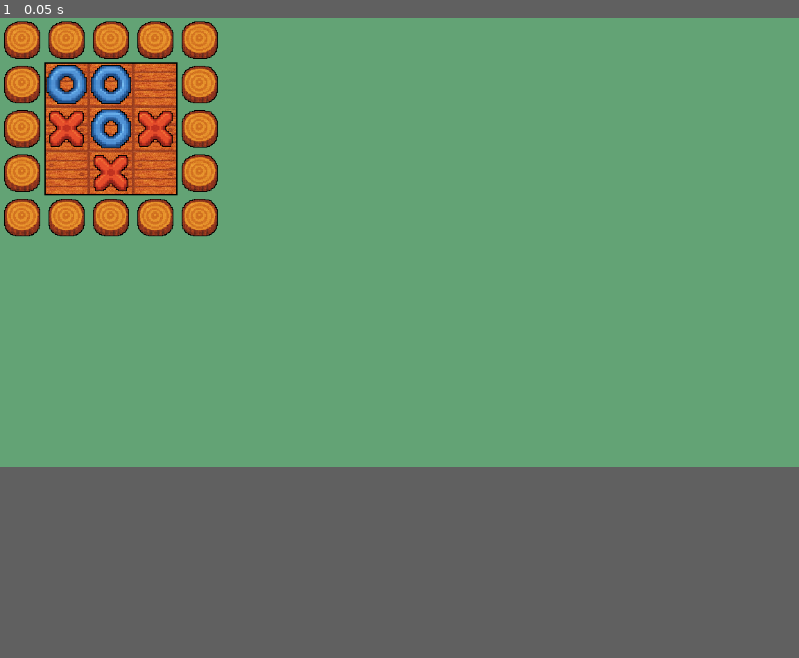
Above: before the commit, frame 1.
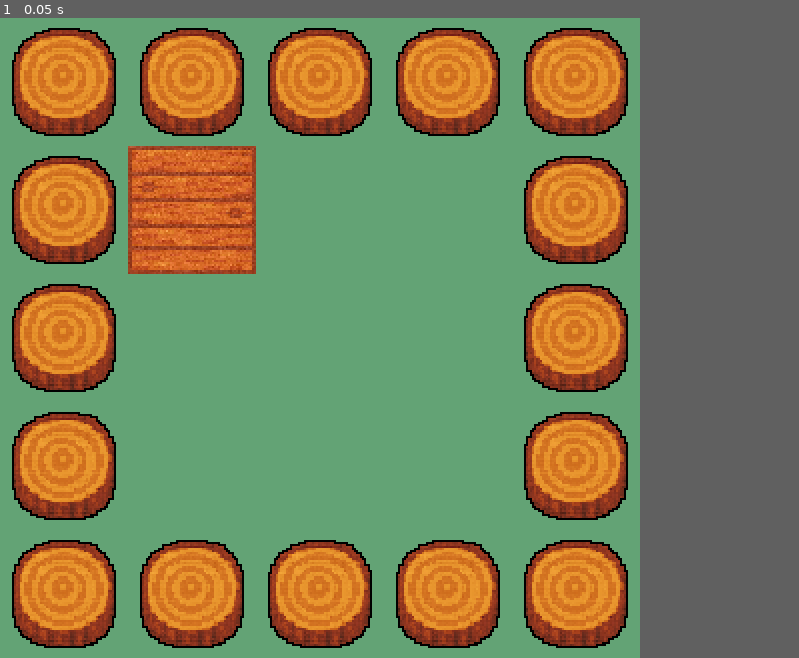
Above: after the commit, the same moment.

Repository: Buhlit/TicTacToe
Game: Godot game, scene res://game.tscn
Two runs of this game, one before a commit and one after it. Both use one fixed random seed, a clock stepped at 60 frames per second and the inputs below. Before the commit the project starts from res://example-board.tscn.
Inputs:
- Up to frame 1 (0.05 s): no input
The window is 799x449 before the commit and 640x640 after it. Grey fills any space a smaller window leaves; there, only what the larger window draws over its background counts as a difference.

The runs differ from the first frame. In frame 1, 35% of the frame differs, in the area x 0-79%, y 0-99%.

Commit message:
Added Board, O player and X player prefabs

Diff:
--- /dev/null
+++ b/Prefabs/board-tile.tscn
@@ -0,0 +1,10 @@
+[gd_scene load_steps=3 format=3 uid="uid://warsyfl7roam"]
+
+[ext_resource type="Texture2D" uid="uid://c6glx44r43q4a" path="res://Assets/Background/floor-export.png" id="1_6sr6s"]
+[ext_resource type="Script" path="res://Scripts/BoardTile.gd" id="2_cpiax"]
+
+[node name="BoardTile" type="Node2D"]
+script = ExtResource("2_cpiax")
+
+[node name="Sprite2D" type="Sprite2D" parent="."]
+texture = ExtResource("1_6sr6s")
--- /dev/null
+++ b/Prefabs/o-player.tscn
@@ -0,0 +1,8 @@
+[gd_scene load_steps=2 format=3 uid="uid://cbup4jmlfhtfs"]
+
+[ext_resource type="Texture2D" uid="uid://g5ufhgwh3myp" path="res://Assets/Players/o.png" id="1_37721"]
+
+[node name="O-player" type="Node2D"]
+
+[node name="Sprite2D" type="Sprite2D" parent="."]
+texture = ExtResource("1_37721")
--- /dev/null
+++ b/Prefabs/x-player.tscn
@@ -0,0 +1,8 @@
+[gd_scene load_steps=2 format=3 uid="uid://bo8u4t1md4sgd"]
+
+[ext_resource type="Texture2D" uid="uid://br1uhqtlix5km" path="res://Assets/Players/x.png" id="1_yn3kt"]
+
+[node name="X" type="Node2D"]
+
+[node name="Sprite2D" type="Sprite2D" parent="."]
+texture = ExtResource("1_yn3kt")
--- /dev/null
+++ b/Scripts/BoardTile.gd
@@ -0,0 +1,15 @@
+extends Node2D
+
+@export var cell_textures: Array[Texture2D] = [
+	preload("res://Assets/Background/floor-top-left.png"),
+	preload("res://Assets/Background/floor-export.png"),
+]
+
+# Called when the node enters the scene tree for the first time.
+func _ready():
+	pass # Replace with function body.
+
+
+# Called every frame. 'delta' is the elapsed time since the previous frame.
+func _process(delta):
+	pass
--- a/example-board.tscn
+++ b/example-board.tscn
@@ -170,6 +170,6 @@
 z_index = -8
 offset_left = -64.0
 offset_top = -64.0
-offset_right = 2560.0
-offset_bottom = 1800.0
+offset_right = 256.0
+offset_bottom = 256.0
 color = Color(0.388235, 0.639216, 0.458824, 1)
--- /dev/null
+++ b/game.tscn
@@ -0,0 +1,82 @@
+[gd_scene load_steps=3 format=3 uid="uid://fj5lghpxeaad"]
+
+[ext_resource type="Texture2D" uid="uid://dmkt1eweoq4tk" path="res://Assets/Background/woodchump-small.png" id="1_m78pg"]
+[ext_resource type="PackedScene" uid="uid://warsyfl7roam" path="res://Prefabs/board-tile.tscn" id="2_abu17"]
+
+[node name="Game" type="Node2D"]
+
+[node name="Background" type="ColorRect" parent="."]
+offset_right = 320.0
+offset_bottom = 320.0
+color = Color(0.388235, 0.639216, 0.458824, 1)
+
+[node name="Decorations" type="Node2D" parent="."]
+
+[node name="Woodchump" type="Sprite2D" parent="Decorations"]
+position = Vector2(32, 32)
+texture = ExtResource("1_m78pg")
+
+[node name="Woodchump2" type="Sprite2D" parent="Decorations"]
+position = Vector2(32, 96)
+texture = ExtResource("1_m78pg")
+
+[node name="Woodchump3" type="Sprite2D" parent="Decorations"]
+position = Vector2(32, 160)
+texture = ExtResource("1_m78pg")
+
+[node name="Woodchump4" type="Sprite2D" parent="Decorations"]
+position = Vector2(32, 224)
+texture = ExtResource("1_m78pg")
+
+[node name="Woodchump5" type="Sprite2D" parent="Decorations"]
+position = Vector2(32, 288)
+texture = ExtResource("1_m78pg")
+
+[node name="Woodchump6" type="Sprite2D" parent="Decorations"]
+position = Vector2(96, 288)
+texture = ExtResource("1_m78pg")
+
+[node name="Woodchump7" type="Sprite2D" parent="Decorations"]
+position = Vector2(160, 288)
+texture = ExtResource("1_m78pg")
+
+[node name="Woodchump8" type="Sprite2D" parent="Decorations"]
+position = Vector2(96, 32)
+texture = ExtResource("1_m78pg")
+
+[node name="Woodchump9" type="Sprite2D" parent="Decorations"]
+position = Vector2(160, 32)
+texture = ExtResource("1_m78pg")
+
+[node name="Woodchump10" type="Sprite2D" parent="Decorations"]
+position = Vector2(224, 32)
+texture = ExtResource("1_m78pg")
+
+[node name="Woodchump11" type="Sprite2D" parent="Decorations"]
+position = Vector2(288, 32)
+texture = ExtResource("1_m78pg")
+
+[node name="Woodchump12" type="Sprite2D" parent="Decorations"]
+position = Vector2(288, 96)
+texture = ExtResource("1_m78pg")
+
+[node name="Woodchump13" type="Sprite2D" parent="Decorations"]
+position = Vector2(288, 160)
+texture = ExtResource("1_m78pg")
+
+[node name="Woodchump14" type="Sprite2D" parent="Decorations"]
+position = Vector2(288, 224)
+texture = ExtResource("1_m78pg")
+
+[node name="Woodchump15" type="Sprite2D" parent="Decorations"]
+position = Vector2(288, 288)
+texture = ExtResource("1_m78pg")
+
+[node name="Woodchump16" type="Sprite2D" parent="Decorations"]
+position = Vector2(224, 288)
+texture = ExtResource("1_m78pg")
+
+[node name="GameBoard" type="Node2D" parent="."]
+
+[node name="BoardTile" parent="GameBoard" instance=ExtResource("2_abu17")]
+position = Vector2(96, 96)
--- a/project.godot
+++ b/project.godot
@@ -11,9 +11,16 @@
 [application]
 
 config/name="TicTacToe"
-run/main_scene="res://example-board.tscn"
+run/main_scene="res://game.tscn"
 config/features=PackedStringArray("4.2", "GL Compatibility")
 config/icon="res://icon.svg"
+
+[display]
+
+window/size/viewport_width=320
+window/size/viewport_height=320
+window/stretch/mode="viewport"
+window/stretch/scale_mode="integer"
 
 [layer_names]
 
Not shown, changed: readme.md
